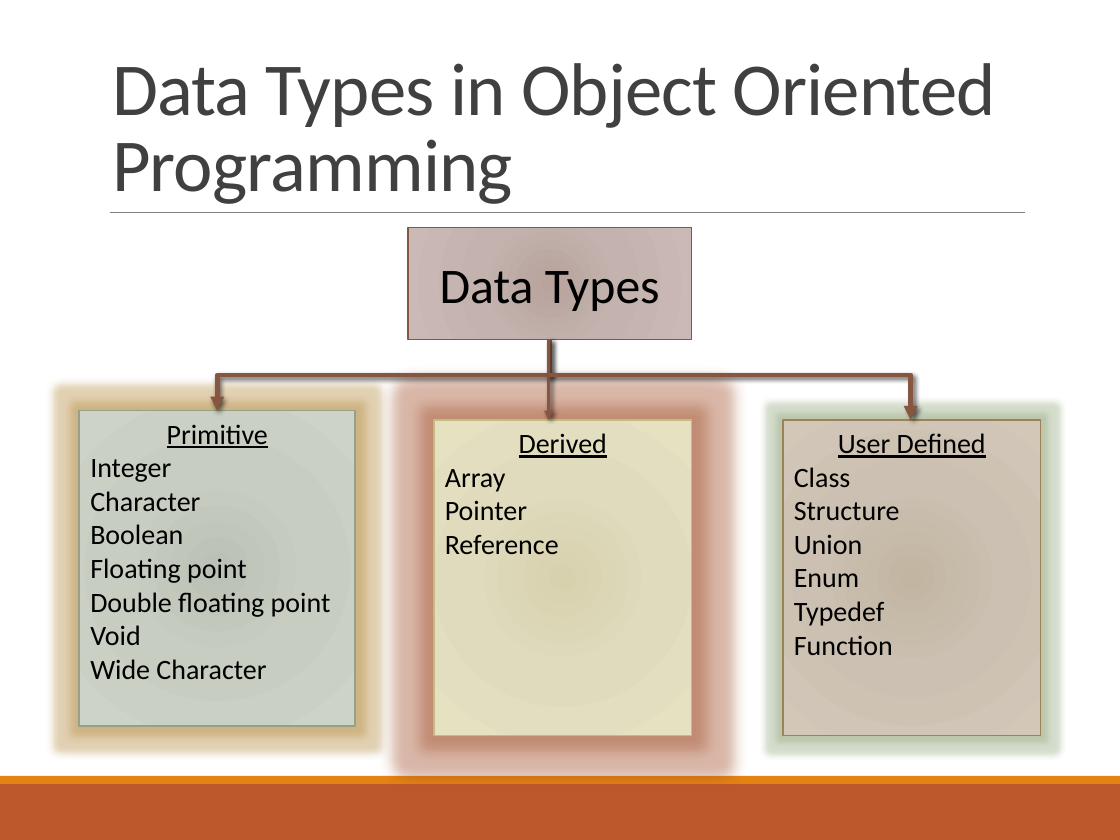
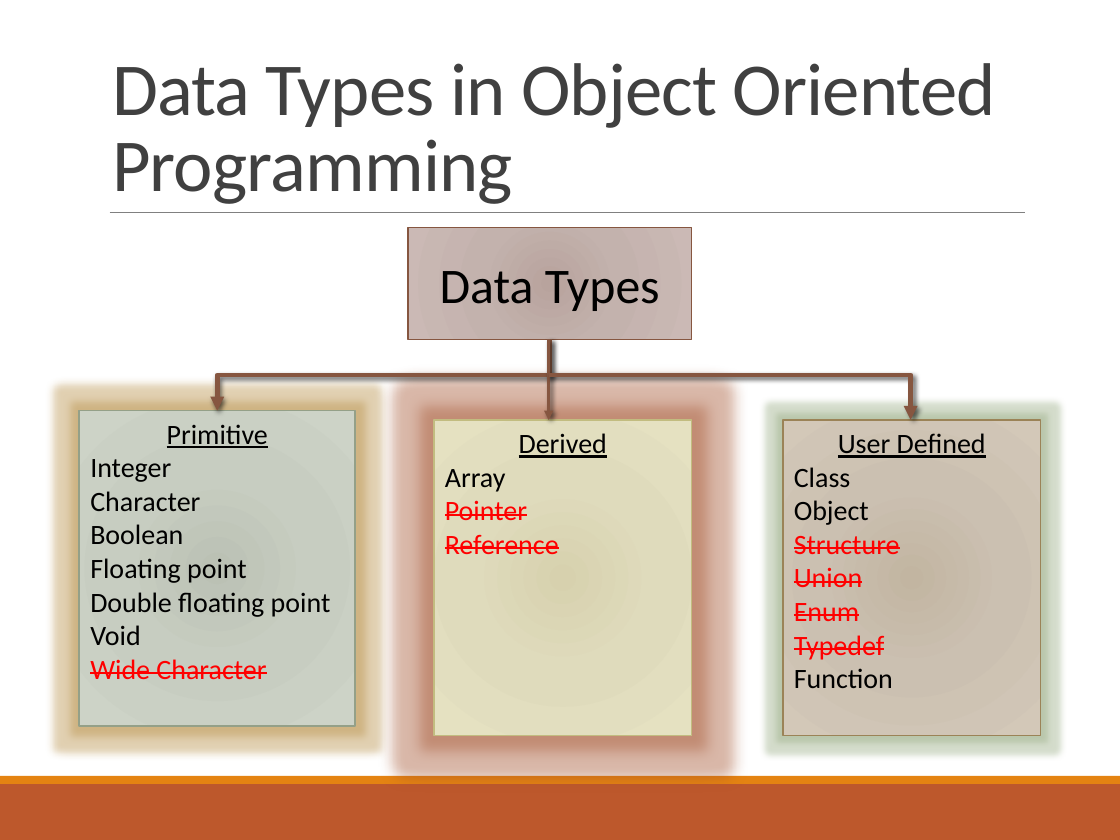
Before and after one commit to deeperj/dillinger, a slide deck: slide 5 of thesis/ukapp2/wqu_isc/sofware_design/Lesson 1 - Java.pptx (slide 4 before the commit). Drawn at 1120x840 pixels with LibreOffice and Linux fonts; fonts in the diff are those of the drawing. Boxes give left, top, right and bottom in pixels: in the first picture for what was removed or moved away, otherwise in the second. Text is boxed around its words. In the diff, an @@ line names an element or a change of style, - is before the commit and + after.

```diff
--- a/thesis/ukapp2/wqu_isc/sofware_design/Lesson 1 - Java.pptx
+++ b/thesis/ukapp2/wqu_isc/sofware_design/Lesson 1 - Java.pptx
@@ text in rectangle at (445, 500, 559, 554): text colour #000000 to #FF0000, strikethrough on in "Pointer", "Reference" @@
@@ text in rectangle at (794, 500, 869, 525): paragraph added @@
+Object
@@ text in rectangle at (794, 536, 900, 660): text colour #000000 to #FF0000, strikethrough on in "Structure", "Union", "Enum", "Typedef" @@
@@ text in rectangle at (90, 659, 266, 679): text colour #000000 to #FF0000, strikethrough on in "Wide Character" @@
```
Also in this commit, not shown: 2 other slides changed, 12 slides added, 12 slides removed, 5 other files.
